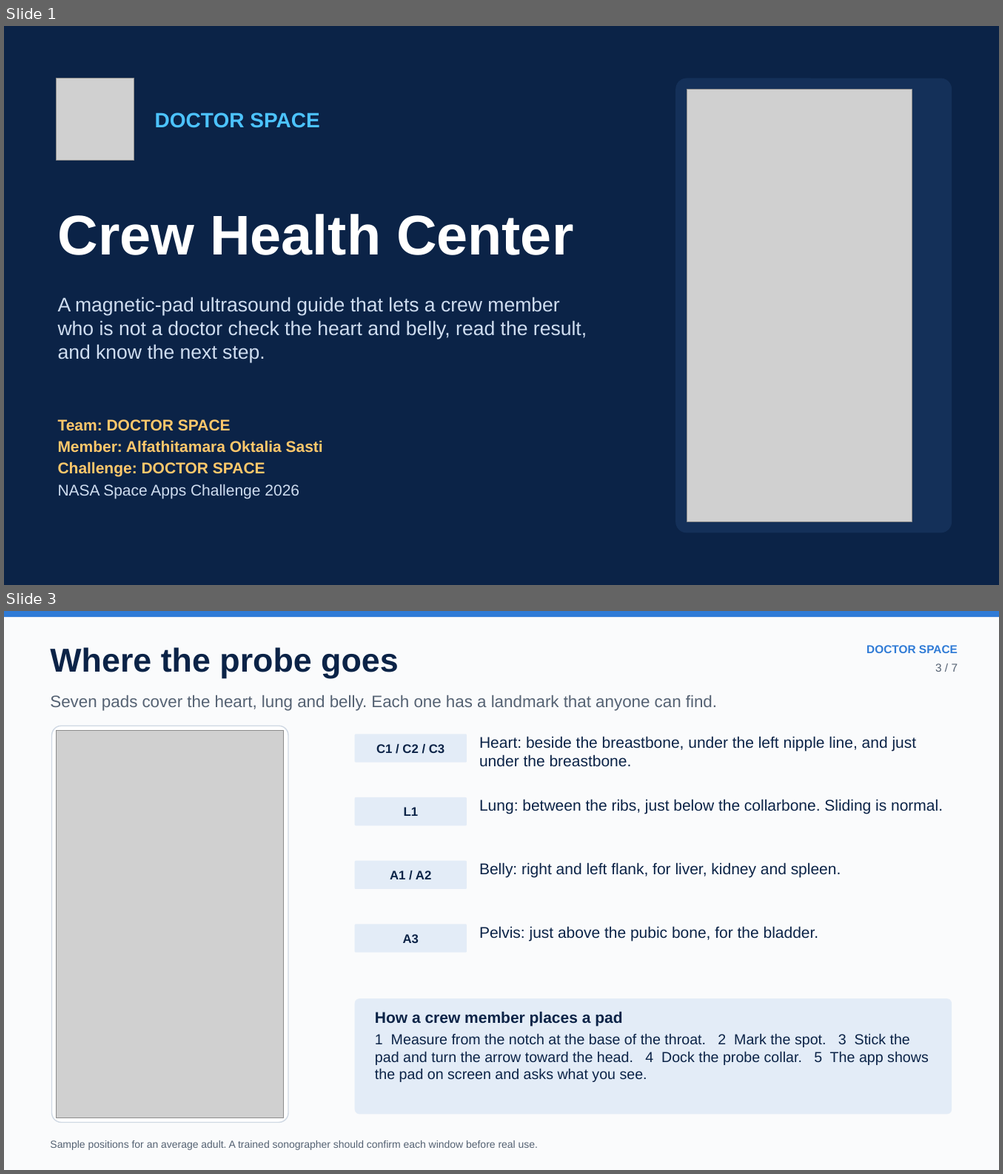
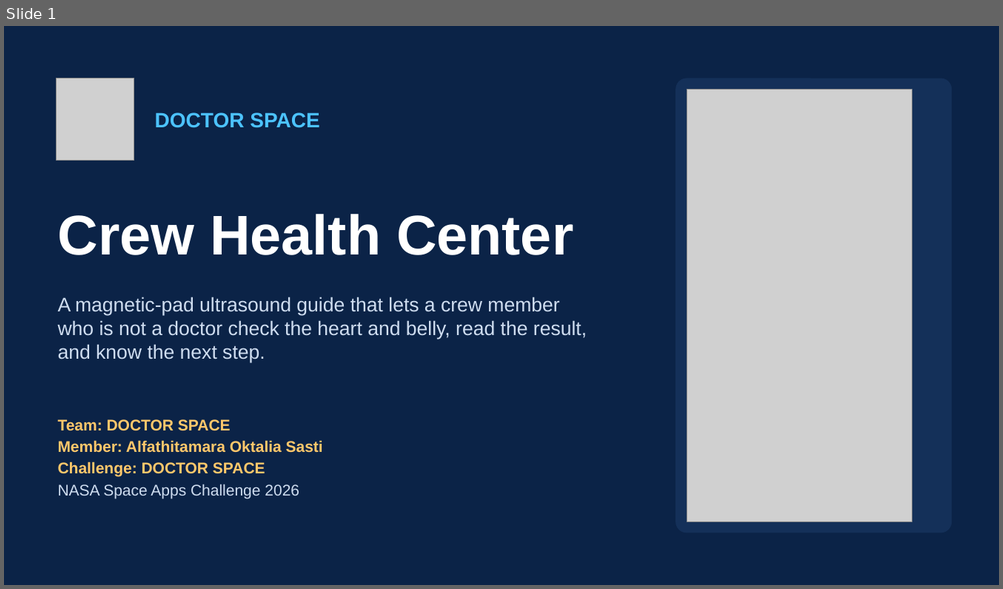
Before and after one commit to alfathitamara/Doctor-Space, a slide deck: deck/Doctor_Space_NASA_SpaceApps_2026.pptx. Shown one above the other, each under a label of ours: slides 1 and 3 before the commit, slide 1 after it; the slides between them are not shown. The pictures are 1003x1174 and 1003x589 pixels, drawn with LibreOffice and Linux fonts; fonts in the diff are those of the drawing; grey boxes stand for pictures. Boxes give left, top, right and bottom in pixels: in the first picture for what was removed or moved away, otherwise in the second. Text is boxed around its words. In the diff, an @@ line names an element or a change of style, - is before the commit and + after.

```diff
--- a/deck/Doctor_Space_NASA_SpaceApps_2026.pptx
+++ b/deck/Doctor_Space_NASA_SpaceApps_2026.pptx
@@ slide 3 removed at (x1=4, y1=611, x2=999, y2=1170), background #FAFBFC @@
@@ rectangle removed at (x1=4, y1=611, x2=999, y2=617) @@
@@ text removed at (x1=50, y1=647, x2=398, y2=678) @@
-Where the probe goes
@@ text removed at (x1=866, y1=645, x2=957, y2=653) @@
-DOCTOR SPACE
@@ text removed at (x1=935, y1=664, x2=958, y2=672) @@
-3 / 7
@@ text removed at (x1=50, y1=695, x2=717, y2=711) @@
-Seven pads cover the heart, lung and belly. Each one has a landmark that anyone can find.
@@ rounded rectangle removed at (x1=52, y1=726, x2=288, y2=1123) @@
@@ picture removed at (x1=57, y1=730, x2=284, y2=1119) @@
@@ rounded rectangle removed at (x1=355, y1=734, x2=466, y2=763) @@
-C1 / C2 / C3
@@ text removed at (x1=479, y1=736, x2=916, y2=767) @@
-Heart: beside the breastbone, under the left nipple line, and just under the breastbone.
@@ rounded rectangle removed at (x1=355, y1=797, x2=466, y2=826) @@
-L1
@@ text removed at (x1=479, y1=799, x2=942, y2=815) @@
-Lung: between the ribs, just below the collarbone. Sliding is normal.
@@ rounded rectangle removed at (x1=355, y1=861, x2=466, y2=889) @@
-A1 / A2
@@ text removed at (x1=479, y1=863, x2=841, y2=878) @@
-Belly: right and left flank, for liver, kidney and spleen.
@@ rounded rectangle removed at (x1=355, y1=924, x2=466, y2=953) @@
-A3
@@ text removed at (x1=479, y1=926, x2=819, y2=941) @@
-Pelvis: just above the pubic bone, for the bladder.
@@ rounded rectangle removed at (x1=355, y1=999, x2=951, y2=1115) @@
@@ text removed at (x1=375, y1=1011, x2=928, y2=1082) @@
-How a crew member places a pad
-1 Measure from the notch at the base of the throat. 2 Mark the spot. 3 Stick the pad and turn the arrow toward the head. 4 Dock the probe collar. 5 The app shows the pad on screen and asks what you see.
@@ text removed at (x1=50, y1=1141, x2=538, y2=1150) @@
-Sample positions for an average adult. A trained sonographer should confirm each window before real use.
```
Also in this commit, not shown: 3 slides changed, 2 slides added, 1 other slide removed, 2 other files.
